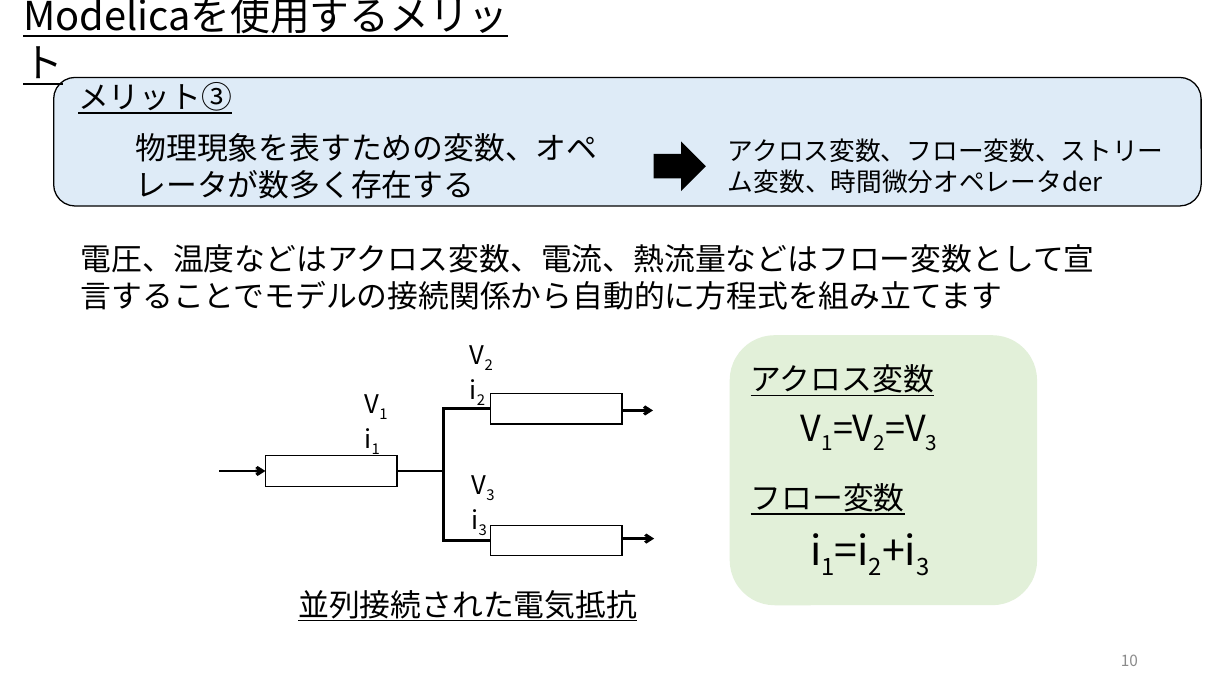
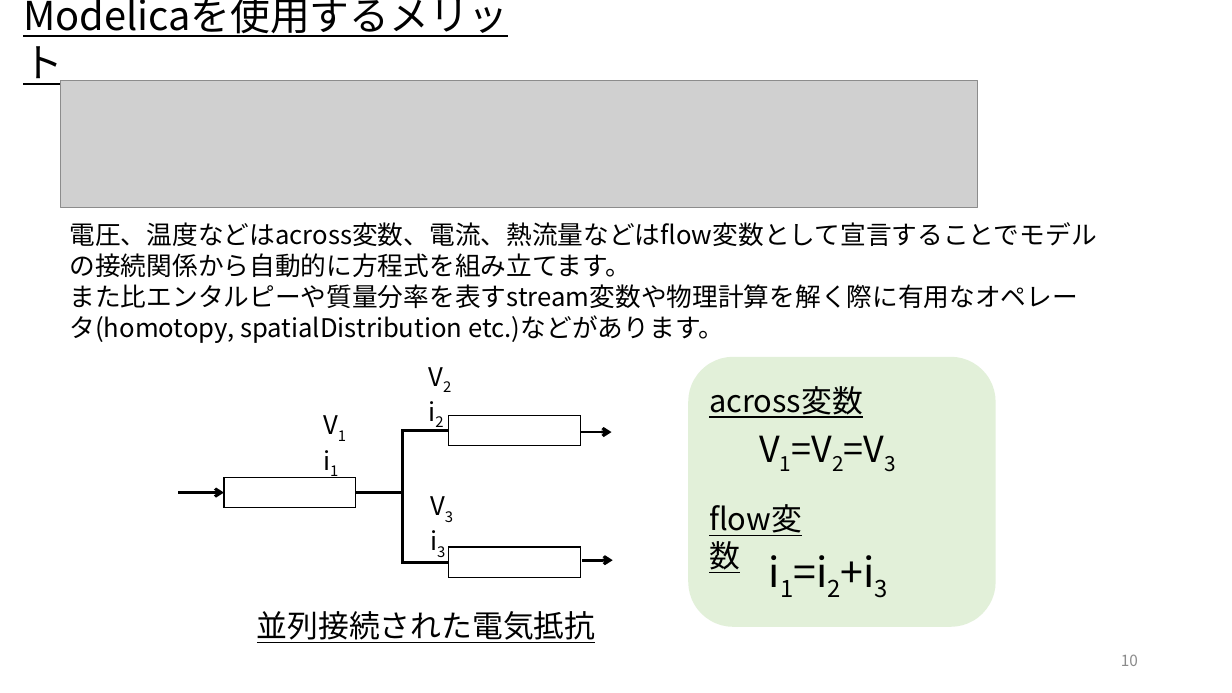
Before and after one commit to UedaShigenori/OpenModelica_Tutorials_Ja, a slide deck: slide 10 of Dev/7_PhysicsDomainModel/OpenModelica_Tutorials_7_PlantModel.pptx. Drawn at 1232x693 pixels with LibreOffice and Linux fonts; fonts in the diff are those of the drawing; grey boxes stand for pictures. Boxes give left, top, right and bottom in pixels: in the first picture for what was removed or moved away, otherwise in the second. Text is boxed around its words. In the diff, an @@ line names an element or a change of style, - is before the commit and + after.

Commit message:
プラントモデル資料作成

```diff
--- a/Dev/7_PhysicsDomainModel/OpenModelica_Tutorials_7_PlantModel.pptx
+++ b/Dev/7_PhysicsDomainModel/OpenModelica_Tutorials_7_PlantModel.pptx
@@ rounded rectangle removed at box(54, 78, 1202, 206) @@
@@ picture added at box(60, 80, 978, 208) @@
@@ text removed at box(78, 77, 232, 114) @@
-メリット③
@@ text removed at box(135, 133, 597, 199) @@
-物理現象を表すための変数、オペレータが数多く存在する
@@ right arrow removed at box(654, 143, 705, 189) @@
@@ text removed at box(728, 138, 1164, 193) @@
-アクロス変数、フロー変数、ストリーム変数、時間微分オペレータder
@@ text at box(70, 222, 1097, 343): text changed; size 24 to 20 pt @@
-電圧、温度などはアクロス変数、電流、熱流量などはフロー変数として宣言することでモデルの接続関係から自動的に方程式を組み立てます
+電圧、温度などはacross変数、電流、熱流量などはflow変数として宣言することでモデルの接続関係から自動的に方程式を組み立てます。
+また比エンタルピーや質量分率を表すstream変数や物理計算を解く際に有用なオペレータ(homotopy, spatialDistribution etc.)などがあります。
@@ text at box(709, 386, 863, 418): text changed @@
-アクロス変数
+across変数
@@ arrow moved from (653, 410) - (622, 410) to (612, 433) - (580, 433) @@
@@ text at box(751, 483, 905, 515): text changed @@
-フロー変数
+flow変数
@@ 6 texts, 3 rectangles, 2 elbow lines, 2 arrows, 1 rounded rectangle: place and size @@
-6 texts, 3 rectangles, 2 elbow lines, 2 arrows, 1 rounded rectangle at box(219, 335, 1038, 621)
+6 texts, 3 rectangles, 2 elbow lines, 2 arrows, 1 rounded rectangle at box(178, 356, 996, 643)
```
Also in this commit, not shown: 28 other slides changed, 4 slides added, 4 slides removed, 3 other files.
